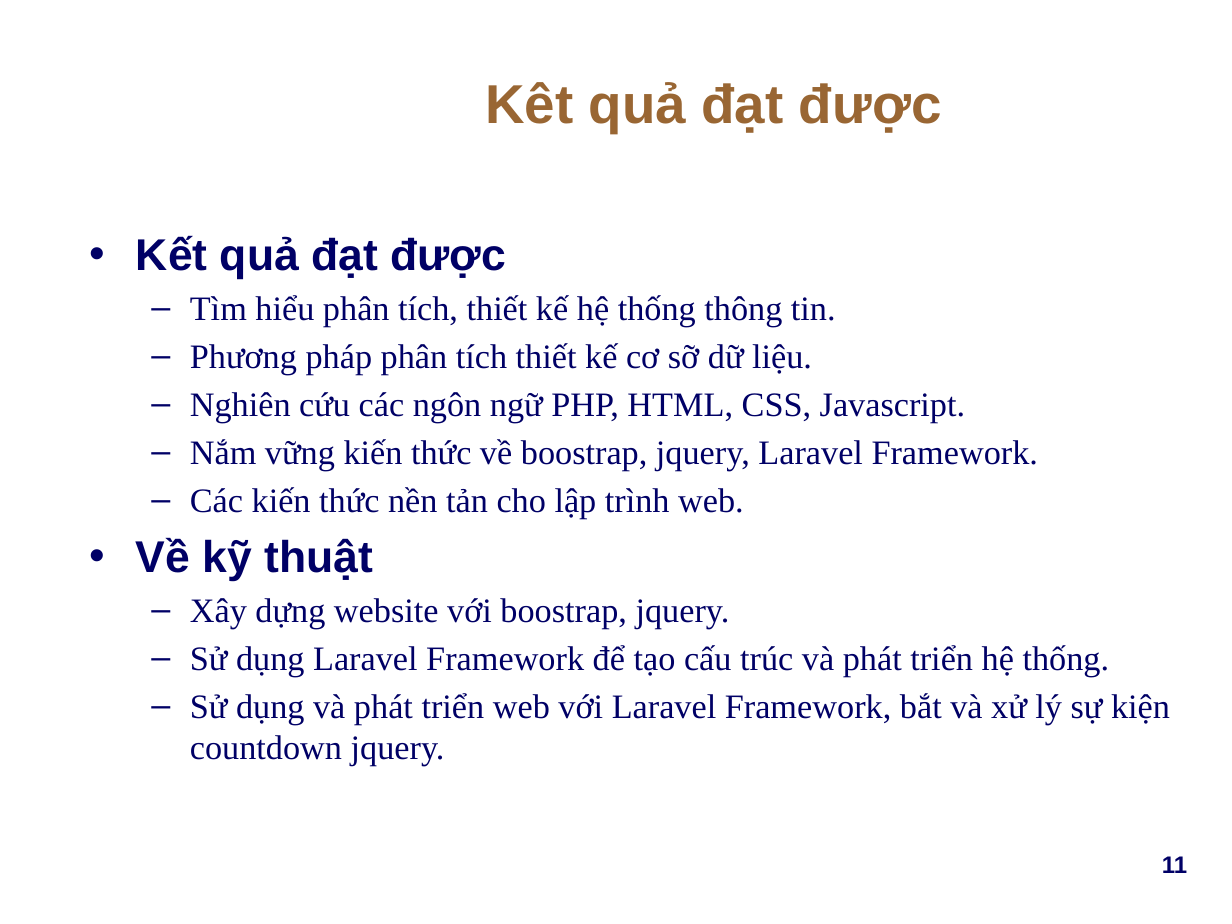
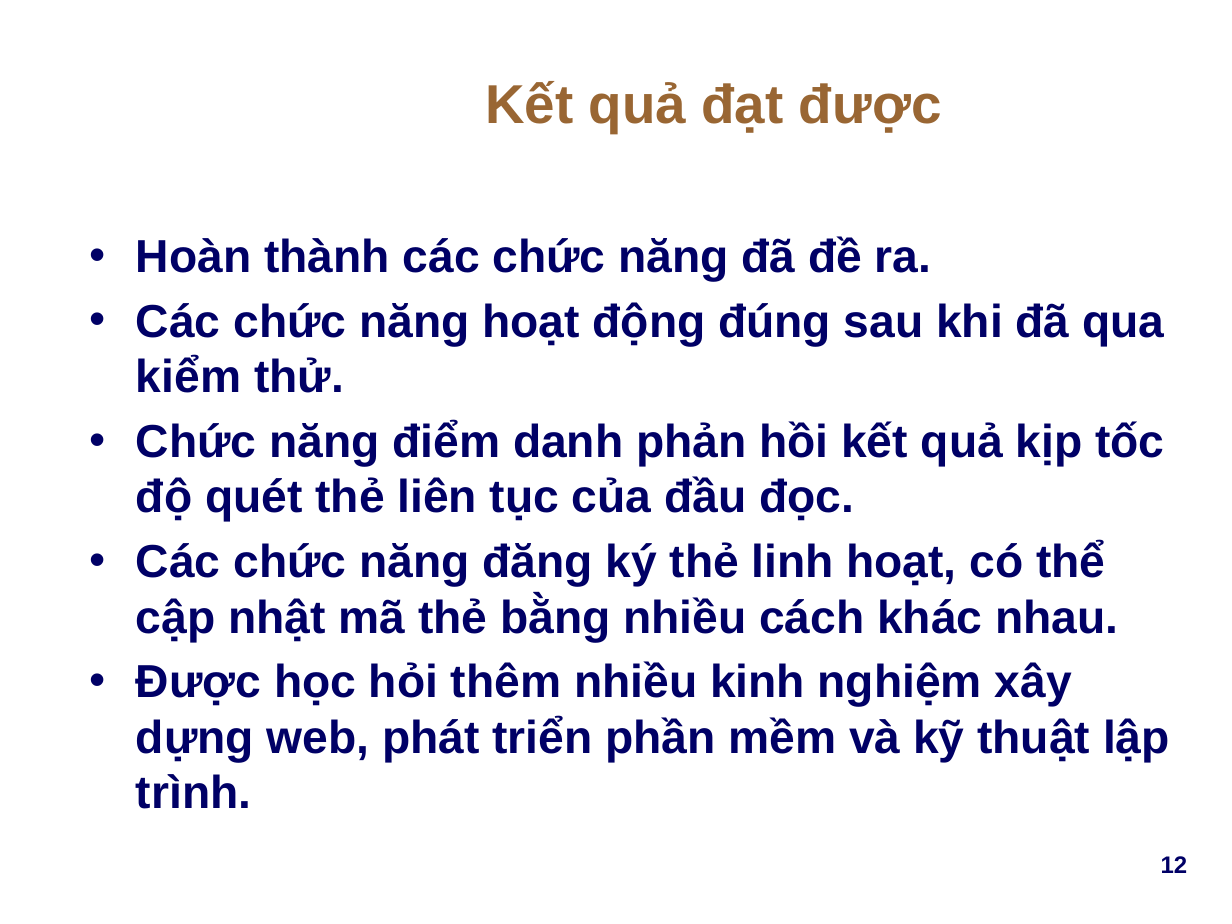
Before and after one commit to Webdien123/diem_danh_rfid, a slide deck: slide 12 of Docs/Report/DD_RFID_FinalReport_v1.0.pptx (slide 11 before the commit). Drawn at 1232x924 pixels with LibreOffice and Linux fonts; fonts in the diff are those of the drawing; background and template pictures are left out. Boxes give left, top, right and bottom in pixels: in the first picture for what was removed or moved away, otherwise in the second. Text is boxed around its words. In the diff, an @@ line names an element or a change of style, - is before the commit and + after.

Commit message:
Hoàn thành báo cáo ppt và báo cáo lv

```diff
--- a/Docs/Report/DD_RFID_FinalReport_v1.0.pptx
+++ b/Docs/Report/DD_RFID_FinalReport_v1.0.pptx
@@ title at bbox=[485, 81, 942, 133]: text changed @@
-Kêt quả đạt được
+Kết quả đạt được
@@ text at bbox=[136, 236, 1170, 809]: text changed; size 20 to 27 pt; font Times New Roman to Arial; bold on @@
-• Kết quả đạt được
-  – Tìm hiểu phân tích, thiết kế hệ thống thông tin.
-  – Phương pháp phân tích thiết kế cơ sỡ dữ liệu.
-  – Nghiên cứu các ngôn ngữ PHP, HTML, CSS, Javascript.
-  – Nắm vững kiến thức về boostrap, jquery, Laravel Framework.
-  – Các kiến thức nền tản cho lập trình web.
-• Về kỹ thuật
-  – Xây dựng website với boostrap, jquery.
-  – Sử dụng Laravel Framework để tạo cấu trúc và phát triển hệ thống.
-  – Sử dụng và phát triển web với Laravel Framework, bắt và xử lý sự kiện countdown jquery.
+• Hoàn thành các chức năng đã đề ra.
+• Các chức năng hoạt động đúng sau khi đã qua kiểm thử.
+• Chức năng điểm danh phản hồi kết quả kịp tốc độ quét thẻ liên tục của đầu đọc.
+• Các chức năng đăng ký thẻ linh hoạt, có thể cập nhật mã thẻ bằng nhiều cách khác nhau.
+• Được học hỏi thêm nhiều kinh nghiệm xây dựng web, phát triển phần mềm và kỹ thuật lập trình.
@@ page number at bbox=[1161, 856, 1188, 873]: text changed @@
-11
+12
```
Also in this commit, not shown: 4 other slides changed, 1 slide added, 1 other file.
